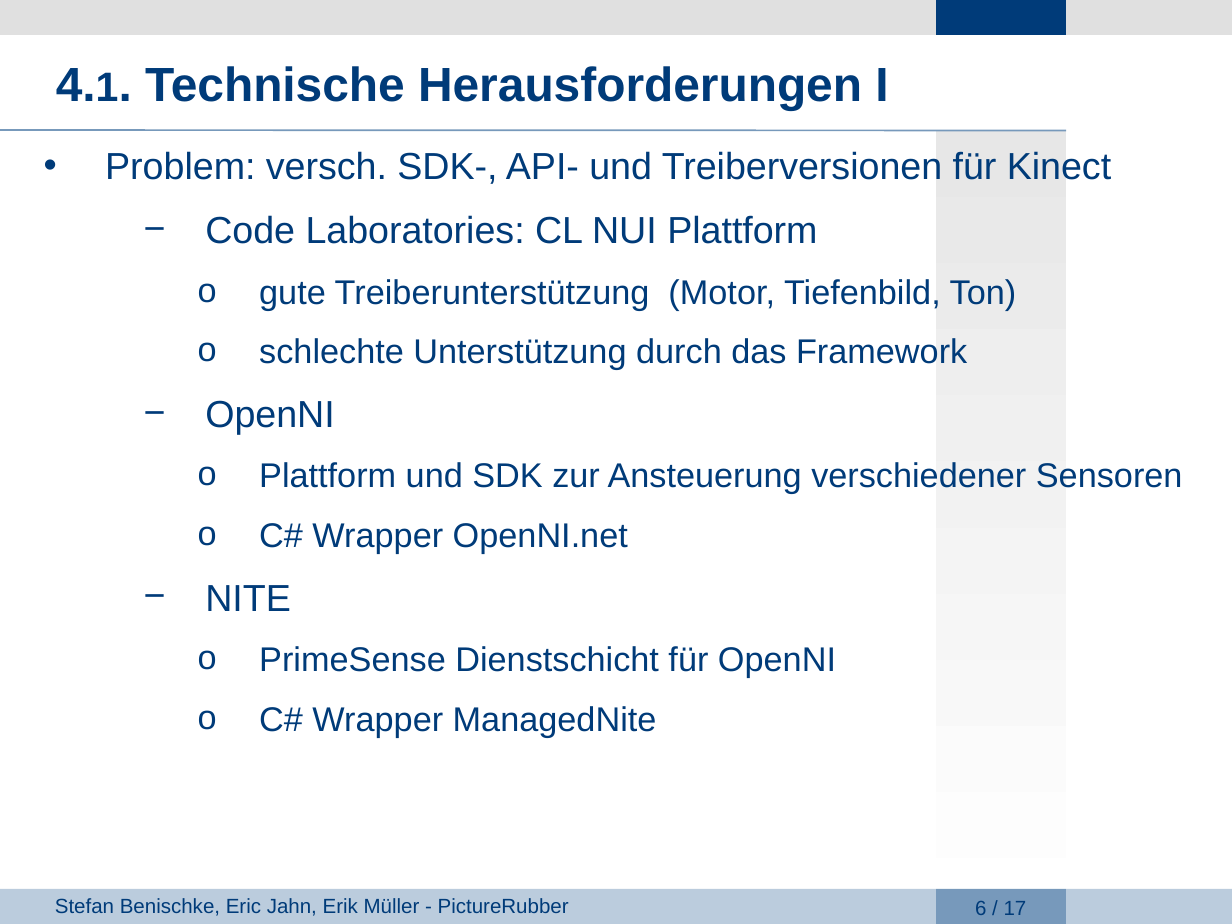
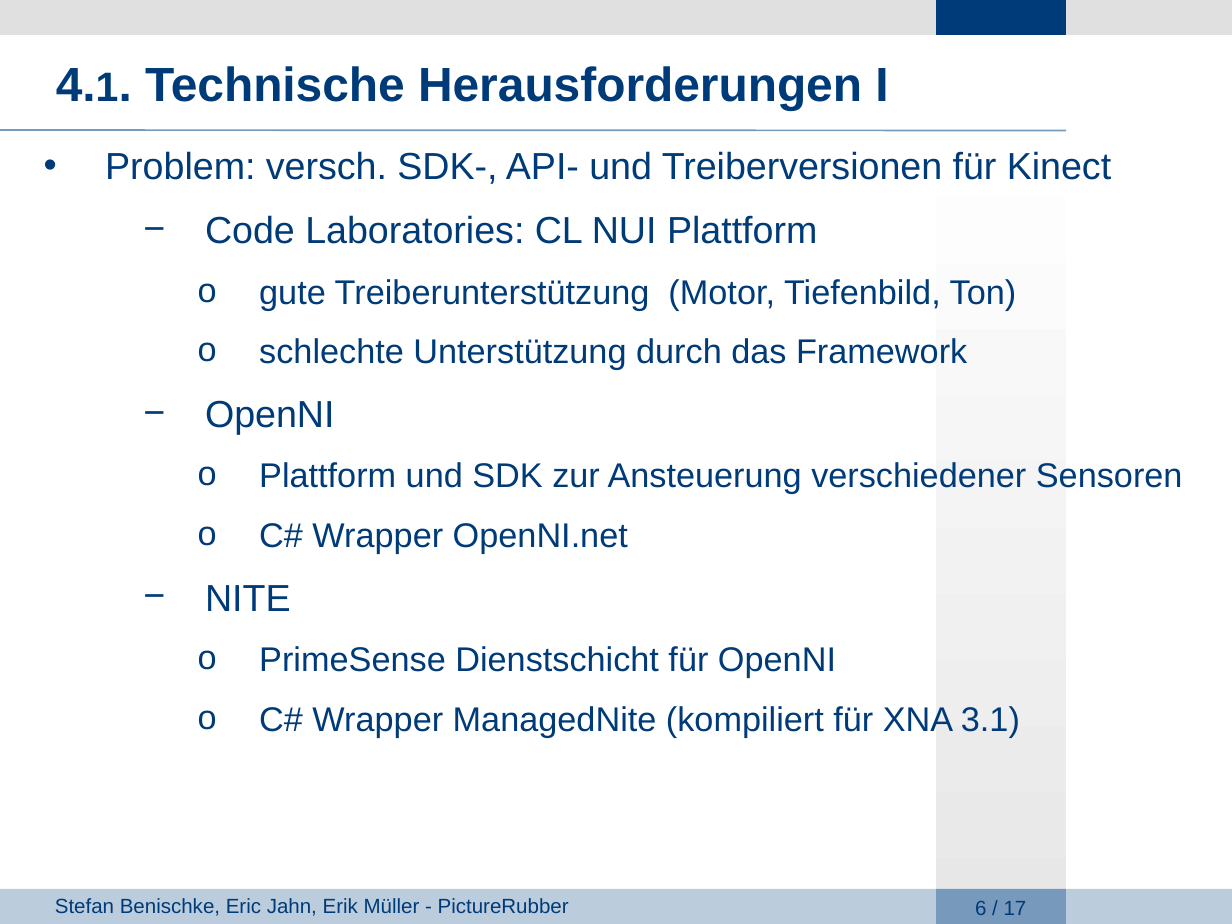
Before and after one commit to giuliarouge/picturerubber, a slide deck: slide 6 of Präsentation.ppt. Drawn at 1232x924 pixels with LibreOffice and Linux fonts; fonts in the diff are those of the drawing; background and template pictures are left out. Boxes give left, top, right and bottom in pixels: in the first picture for what was removed or moved away, otherwise in the second. Text is boxed around its words. In the diff, an @@ line names an element or a change of style, - is before the commit and + after.

```diff
--- a/Präsentation.ppt
+++ b/Präsentation.ppt
@@ rectangle at [936,131,1066,924]: fill gradient #E7E7E7 to #FFFFFF to gradient #FFFFFF to #E7E7E7 @@
@@ text at [259,706,1020,737]: text changed @@
-    o C# Wrapper ManagedNite
+    o C# Wrapper ManagedNite (kompiliert für XNA 3.1)
```
Also in this commit, not shown: 16 other slides changed.
